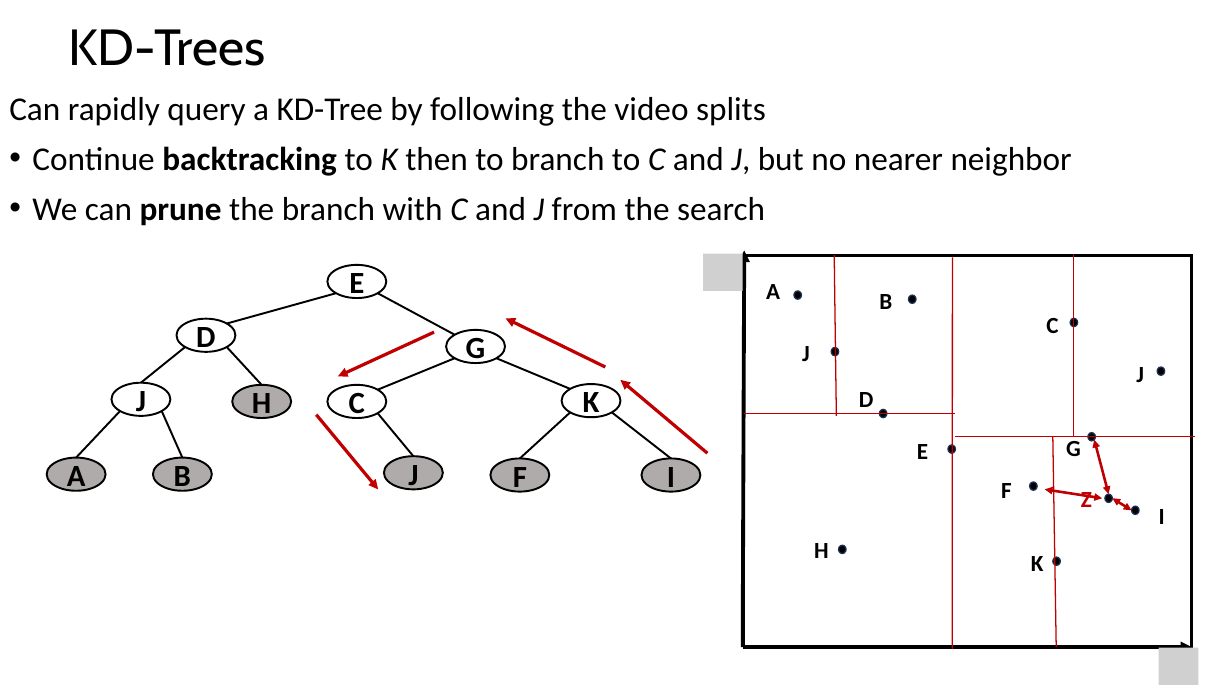
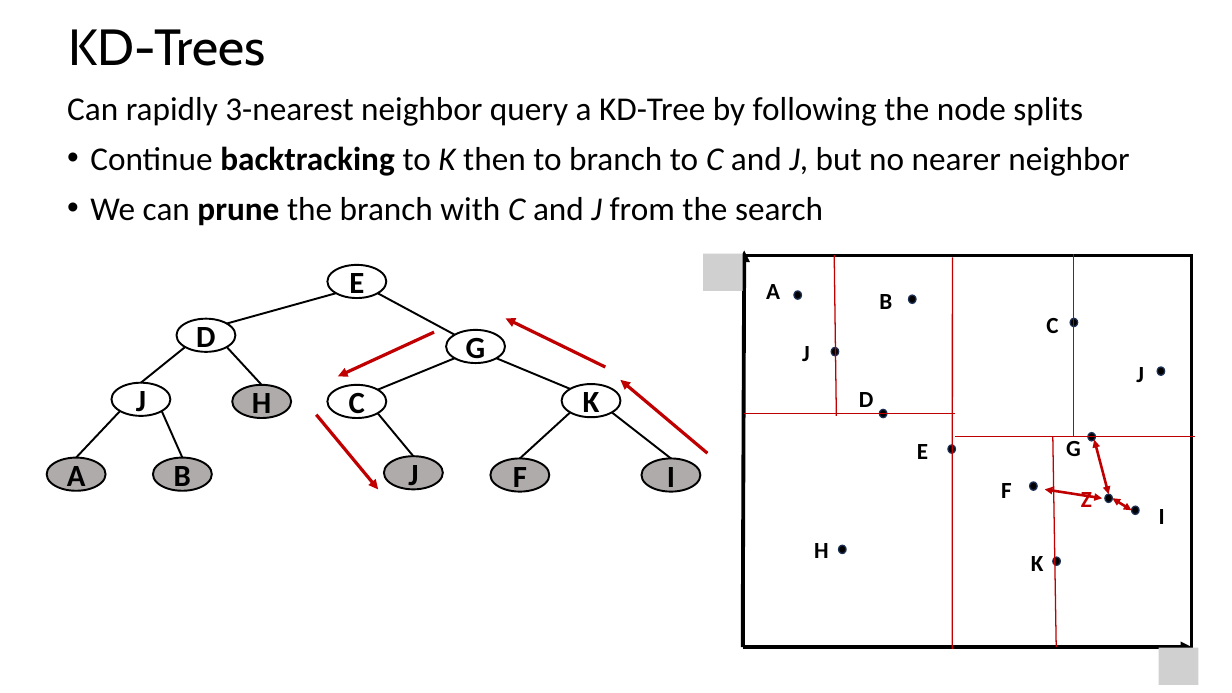
Before and after one commit to StephenElston/CSCI-E-108, a slide deck: slide 16 of slides/5_HighDimensionalSlimilarity_LSH.pptx (slide 17 before the commit). Drawn at 1232x693 pixels with LibreOffice and Linux fonts; fonts in the diff are those of the drawing; grey boxes stand for pictures. Boxes give left, top, right and bottom in pixels: in the first picture for what was removed or moved away, otherwise in the second. Text is boxed around its words. In the diff, an @@ line names an element or a change of style, - is before the commit and + after.

Commit message:
Added slides for KD-tree and LSH examples

```diff
--- a/slides/5_HighDimensionalSlimilarity_LSH.pptx
+++ b/slides/5_HighDimensionalSlimilarity_LSH.pptx
@@ text "Can rapidly 3-nearest neighbor query ...": place and size @@
-text "Can rapidly 3-nearest neighbor query ..." at (9,97,1072,226)
+text "Can rapidly 3-nearest neighbor query ..." at (67,97,1129,226)
@@ text at (67,97,1083,126): text changed @@
-Can rapidly query a KD-Tree by following the video splits
+Can rapidly 3-nearest neighbor query a KD-Tree by following the node splits
```
Also in this commit, not shown: 8 other slides changed, 2 slides added, 2 slides removed.
